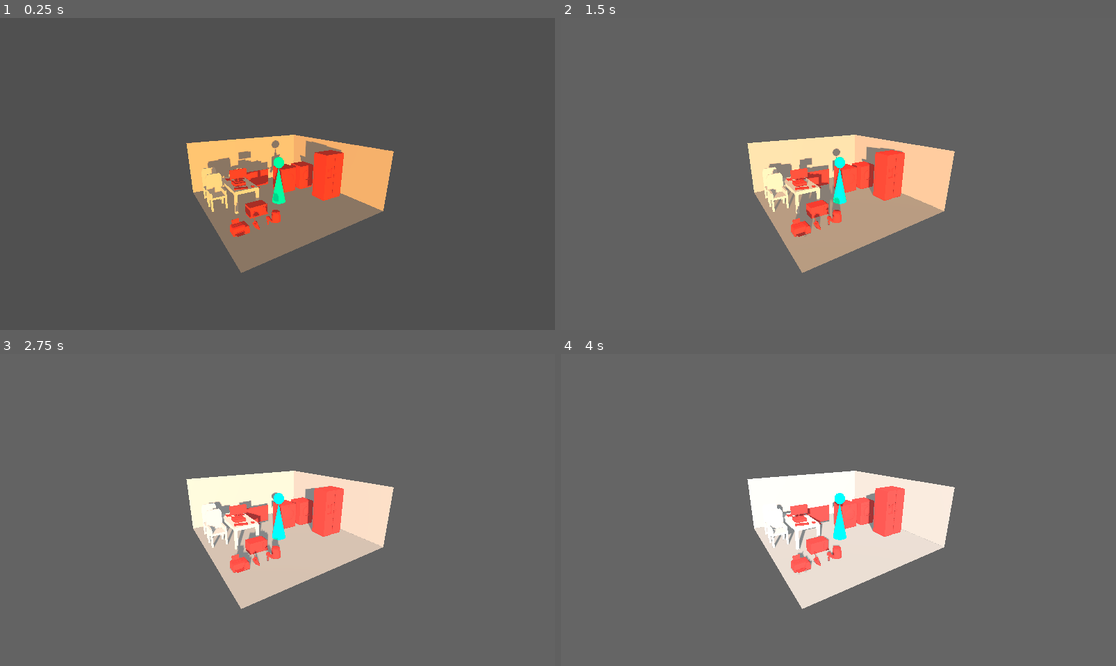
Above: before the commit, frames 1-4 (two rows, left to right).
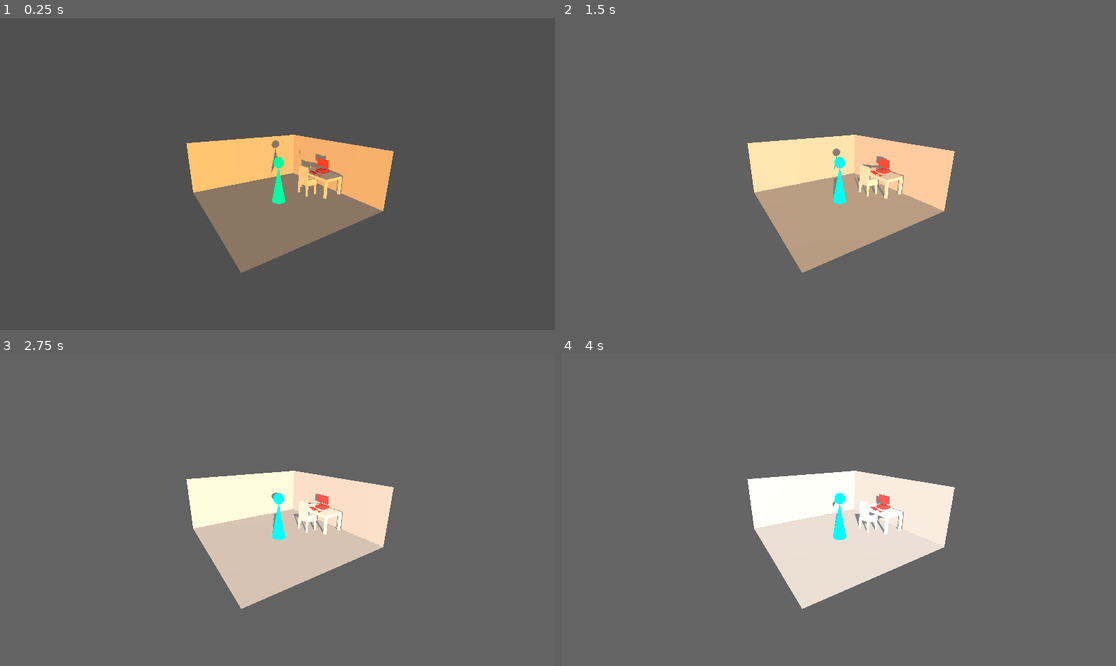
Above: after the commit, the same moments.

Repository: Nanito111/CAPSTONE_002D
Game: Godot game, scene res://scenes/main.tscn
The game is run twice, just before and just after one commit, with the same random seed, the same clock (stepped at 60 frames per second) and the same inputs.
Inputs:
- Up to frame 1 (0.25 s): no input
- Up to frame 2 (1.5 s): no input
- Up to frame 3 (2.75 s): no input
- Up to frame 4 (4 s): no input

The runs differ from the first frame. In frame 1, 3.0% of the frame differs, in the area x 36-62%, y 39-71%; in frame 2, 3.3%, in the area x 36-62%, y 41-71%; in frame 3, 2.9%; in frame 4, 2.7%.

Commit message:
UPD: conexion entre tasks y dispositivos en simulacion
Ahora las tasks pueden iniciar el uso de uno o varios dispositivos

Diff:
--- /dev/null
+++ b/simulation/assets/devices/data/Computador.tres
@@ -0,0 +1,13 @@
+[gd_resource type="Resource" script_class="DeviceData" load_steps=2 format=3 uid="uid://c02cvhkx1vctg"]
+
+[ext_resource type="Script" path="res://code/device_data.gd" id="1_to6bb"]
+
+[resource]
+script = ExtResource("1_to6bb")
+name = "Computadora"
+power_watts = 65
+consumption_ws = 234000
+has_low_consumption_mode = true
+has_sleep_mode = true
+has_battery = false
+battery_capacity_mAh = 0.0
--- /dev/null
+++ b/simulation/assets/devices/data/Monitor.tres
@@ -0,0 +1,13 @@
+[gd_resource type="Resource" script_class="DeviceData" load_steps=2 format=3 uid="uid://ch5jkawki57nx"]
+
+[ext_resource type="Script" path="res://code/device_data.gd" id="1_yvu2t"]
+
+[resource]
+script = ExtResource("1_yvu2t")
+name = "Monitor"
+power_watts = 25
+consumption_ws = 90000
+has_low_consumption_mode = true
+has_sleep_mode = true
+has_battery = false
+battery_capacity_mAh = 0.0
--- /dev/null
+++ b/simulation/assets/objects/room.tres
@@ -0,0 +1,5 @@
+[gd_resource type="BoxMesh" format=3 uid="uid://cnyr3swhbacdr"]
+
+[resource]
+flip_faces = true
+size = Vector3(5, 2, 5)
--- a/simulation/assets/room.tscn
+++ b/simulation/assets/room.tscn
@@ -10,13 +10,5 @@
 detail_sample_distance = 5.0
 detail_sample_max_error = 0.5
 
-[sub_resource type="BoxMesh" id="BoxMesh_f74y6"]
-flip_faces = true
-size = Vector3(5, 2, 5)
-
 [node name="Room" type="NavigationRegion3D"]
 navigation_mesh = SubResource("NavigationMesh_jidpr")
-
-[node name="MeshInstance3D" type="MeshInstance3D" parent="."]
-transform = Transform3D(1, 0, 0, 0, 1, 0, 0, 0, 1, 0, 1, 0)
-mesh = SubResource("BoxMesh_f74y6")
--- /dev/null
+++ b/simulation/assets/tasks/usar_computador.tres
@@ -0,0 +1,12 @@
+[gd_resource type="Resource" script_class="Task" load_steps=5 format=3 uid="uid://eeiikld5w6md"]
+
+[ext_resource type="Script" path="res://code/device_data.gd" id="1_pi3jp"]
+[ext_resource type="Script" path="res://code/task.gd" id="2_gjjwq"]
+[ext_resource type="Resource" uid="uid://c02cvhkx1vctg" path="res://assets/devices/data/Computador.tres" id="2_mcrgo"]
+[ext_resource type="Resource" uid="uid://ch5jkawki57nx" path="res://assets/devices/data/Monitor.tres" id="3_v6uw1"]
+
+[resource]
+script = ExtResource("2_gjjwq")
+task_duration_range_in_minutes = Vector2(30, 180)
+devices = Array[ExtResource("1_pi3jp")]([ExtResource("2_mcrgo"), ExtResource("3_v6uw1")])
+task_type = 0
--- a/simulation/assets/user.tscn
+++ b/simulation/assets/user.tscn
@@ -23,6 +23,7 @@
 script = ExtResource("1_y4sd6")
 
 [node name="NavigationAgent3D" type="NavigationAgent3D" parent="."]
+radius = 0.25
 
 [node name="torso" type="MeshInstance3D" parent="."]
 transform = Transform3D(1, 0, 0, 0, 1, 0, 0, 0, 1, 0, 0.65, 0)
--- a/simulation/code/device.gd
+++ b/simulation/code/device.gd
@@ -2,4 +2,16 @@
 extends Node3D
 
 @export var device_data: DeviceData
-@onready var device_mesh_parent: Node3D = get_node("mesh")
+# @onready var device_mesh_parent: Node3D = get_node("mesh")
+var is_being_use: bool
+
+func start_using():
+	is_being_use = true
+	prints("start using device ", device_data.name)
+
+func stop_using():
+	is_being_use = false
+	prints("stop using device ", device_data.name)
+
+func _ready():
+	self.name = device_data.name
--- a/simulation/code/task.gd
+++ b/simulation/code/task.gd
@@ -2,7 +2,7 @@
 extends Resource
 
 @export var task_duration_range_in_minutes: Vector2
-@export var device_data: DeviceData
+@export var devices: Array[DeviceData]
 
 enum TaskType {ACTIVE, DEFERRED}
 @export var task_type:TaskType
@@ -13,7 +13,7 @@
 signal task_has_started()
 signal task_has_ended()
 
-func execute(user_instance: User):
+func execute(user_instance: User, devices_instances:Array[Device]):
 	# start task
 	user_instance.doing_a_task = true
 
@@ -32,6 +32,10 @@
 		user_instance.doing_a_task = false
 
 	task_has_started.emit()
+
+	for device in devices_instances:
+		device.start_using()
+
 	await task_timer.timeout
 
 	# end task
@@ -41,6 +45,10 @@
 		user_instance.doing_a_task = false
 
 	task_has_ended.emit()
+
+	for device in devices_instances:
+		device.stop_using()
+
 	user_instance.remove_ended_task_from_pool(self)
 
 func stop_task():
--- a/simulation/code/user.gd
+++ b/simulation/code/user.gd
@@ -32,6 +32,9 @@
 	var selected_task: Task = last_task
 
 	while (selected_task == last_task):
+		if (len(tasks) == 1):
+			selected_task = tasks[0]
+			break
 		# get random task from tasks
 		selected_task = tasks.pick_random()
 
@@ -40,7 +43,12 @@
 
 	last_task = selected_task
 	tasks_in_progress.append(selected_task)
-	selected_task.execute(self)
+
+	var devices: Array[Device]
+	for device_data in selected_task.devices:
+		devices.append(get_parent().find_child(device_data.name))
+
+	selected_task.execute(self, devices)
 
 
 func remove_ended_task_from_pool(task:Task):
--- a/simulation/scenes/main.tscn
+++ b/simulation/scenes/main.tscn
@@ -1,83 +1,11 @@
-[gd_scene load_steps=23 format=3 uid="uid://duormiueglly"]
+[gd_scene load_steps=2 format=3 uid="uid://duormiueglly"]
 
-[ext_resource type="PackedScene" uid="uid://h7ux4wiw82fs" path="res://assets/room.tscn" id="1_la1a4"]
-[ext_resource type="PackedScene" uid="uid://dc62genfs1a50" path="res://assets/user.tscn" id="2_euvoq"]
-[ext_resource type="PackedScene" uid="uid://ch8iug0w1fvbt" path="res://assets/objects/escritorio_mesa.glb" id="3_30v44"]
-[ext_resource type="Script" path="res://code/task.gd" id="3_j56rj"]
-[ext_resource type="PackedScene" uid="uid://drxp6nqeo02va" path="res://assets/objects/silla_simple.glb" id="4_fvfw5"]
-[ext_resource type="Resource" uid="uid://obgbwp5t2lwu" path="res://assets/tasks/test1.tres" id="4_lwyur"]
-[ext_resource type="PackedScene" uid="uid://dj7ognmqgyib8" path="res://assets/objects/silla_simple_brazos.glb" id="5_pdhct"]
-[ext_resource type="Resource" uid="uid://b12wsik5qs030" path="res://assets/tasks/test2.tres" id="5_x6ucc"]
-[ext_resource type="PackedScene" uid="uid://ct7756mcqewaw" path="res://assets/devices/meshes/computador.glb" id="6_6o27f"]
-[ext_resource type="Resource" uid="uid://iwxthiux336s" path="res://assets/tasks/test3.tres" id="6_x7ys1"]
-[ext_resource type="PackedScene" uid="uid://cwrwyl7xrcf4v" path="res://assets/devices/meshes/televisor.glb" id="7_asqda"]
-[ext_resource type="PackedScene" uid="uid://bbysj2wtv3a2f" path="res://assets/devices/meshes/laptop.glb" id="8_ana4m"]
-[ext_resource type="PackedScene" uid="uid://bucp6fspmhoue" path="res://assets/devices/meshes/tablet.glb" id="9_qx7y8"]
-[ext_resource type="PackedScene" uid="uid://b3p41sgt5ri7u" path="res://assets/devices/meshes/secadora.glb" id="10_c1ag1"]
-[ext_resource type="PackedScene" uid="uid://dlwi5ydp41eln" path="res://assets/devices/meshes/lavadora.glb" id="11_borvc"]
-[ext_resource type="PackedScene" uid="uid://d03k52ajay61u" path="res://assets/devices/meshes/microondas.glb" id="12_ky3sc"]
-[ext_resource type="PackedScene" uid="uid://bvnx3olpsu4na" path="res://assets/devices/meshes/refrigerador.glb" id="13_ncc8i"]
-[ext_resource type="PackedScene" uid="uid://cjwv0bxb8ds30" path="res://assets/devices/meshes/hervidor.glb" id="14_imw00"]
-[ext_resource type="PackedScene" uid="uid://bmh5e73oemxs6" path="res://assets/devices/meshes/monitor.glb" id="14_ndqqs"]
-[ext_resource type="PackedScene" uid="uid://youbdpm3os13" path="res://assets/devices/meshes/plancha.glb" id="16_8uhcl"]
-[ext_resource type="PackedScene" uid="uid://bx1iqru812hej" path="res://assets/devices/meshes/secador de pelo.glb" id="17_ordv8"]
-[ext_resource type="PackedScene" uid="uid://c1aocntf45fv3" path="res://assets/devices/meshes/impresora.glb" id="18_cmtex"]
+[ext_resource type="PackedScene" uid="uid://c0p2606t482qo" path="res://scenes/room_A.tscn" id="1_vwotr"]
 
 [node name="Main" type="Node"]
-
-[node name="Room" parent="." instance=ExtResource("1_la1a4")]
-
-[node name="User" parent="." instance=ExtResource("2_euvoq")]
-tasks = Array[ExtResource("3_j56rj")]([ExtResource("4_lwyur"), ExtResource("5_x6ucc"), ExtResource("6_x7ys1")])
-
-[node name="EscritorioMesa" parent="." instance=ExtResource("3_30v44")]
-transform = Transform3D(1, 0, 0, 0, 1, 0, 0, 0, 1, 1.26297, -1.19209e-07, 0.686561)
-
-[node name="silla_simple" parent="." instance=ExtResource("4_fvfw5")]
-transform = Transform3D(1, 0, 0, 0, 1, 0, 0, 0, 1, 1.98034, 0, 1.483)
-
-[node name="silla_simple_brazos" parent="." instance=ExtResource("5_pdhct")]
-transform = Transform3D(1, 0, 0, 0, 1, 0, 0, 0, 1, 2.03255, -1.19209e-07, 0.677306)
-
-[node name="televisor" parent="." instance=ExtResource("7_asqda")]
-transform = Transform3D(1, 0, 0, 0, 1, 0, 0, 0, 1, 0.129957, 0, 1.66258)
-
-[node name="laptop" parent="." instance=ExtResource("8_ana4m")]
-transform = Transform3D(1, 0, 0, 0, 1, 0, 0, 0, 1, 1.07646, 0.755712, 1.03697)
-
-[node name="tablet" parent="." instance=ExtResource("9_qx7y8")]
-transform = Transform3D(1, 0, 0, 0, 1, 0, 0, 0, 1, 1.46503, 0.781108, 1.082)
-
-[node name="secadora" parent="." instance=ExtResource("10_c1ag1")]
-transform = Transform3D(1, 0, 0, 0, 1, 0, 0, 0, 1, -0.834567, 0, 0.91469)
-
-[node name="lavadora" parent="." instance=ExtResource("11_borvc")]
-transform = Transform3D(1, 0, 0, 0, 1, 0, 0, 0, 1, -1.72617, 0, 0.883469)
-
-[node name="microondas" parent="." instance=ExtResource("12_ky3sc")]
-transform = Transform3D(1, 0, 0, 0, 1, 0, 0, 0, 1, 1.11407, 0, -0.437836)
-
-[node name="refrigerador" parent="." instance=ExtResource("13_ncc8i")]
-transform = Transform3D(1, 0, 0, 0, 1, 0, 0, 0, 1, -1.82389, 1.19209e-07, -0.547782)
-
-[node name="hervidor" parent="." instance=ExtResource("14_imw00")]
-transform = Transform3D(1, 0, 0, 0, 1, 0, 0, 0, 1, 0.812899, 0, -1.12748)
-
-[node name="monitor" parent="." instance=ExtResource("14_ndqqs")]
-transform = Transform3D(1, 0, 0, 0, 1, 0, 0, 0, 1, 1.30627, 0.857415, 0.519346)
-
-[node name="computador" parent="." instance=ExtResource("6_6o27f")]
-transform = Transform3D(1, 0, 0, 0, 1, 0, 0, 0, 1, 1.31216, 0.751653, 0.487665)
-
-[node name="plancha" parent="." instance=ExtResource("16_8uhcl")]
-transform = Transform3D(1, 0, 0, 0, 1, 0, 0, 0, 1, 1.46152, 0, -1.15267)
-
-[node name="secador de pelo" parent="." instance=ExtResource("17_ordv8")]
-transform = Transform3D(1, 0, 0, 0, 1, 0, 0, 0, 1, 1.1352, 0, -1.2069)
-
-[node name="impresora" parent="." instance=ExtResource("18_cmtex")]
-transform = Transform3D(1, 0, 0, 0, 1, 0, 0, 0, 1, 2.03303, 0, -1.14327)
 
 [node name="Camera3D" type="Camera3D" parent="."]
 transform = Transform3D(-0.846509, -0.160407, 0.507634, 1.49012e-08, 0.953528, 0.301305, -0.532374, 0.255057, -0.80717, 3.6607, 3.18918, -5.74095)
 current = true
+
+[node name="RoomA" parent="." instance=ExtResource("1_vwotr")]
--- /dev/null
+++ b/simulation/scenes/room_A.tscn
@@ -0,0 +1,52 @@
+[gd_scene load_steps=13 format=3 uid="uid://c0p2606t482qo"]
+
+[ext_resource type="Script" path="res://code/task.gd" id="2_3b2gm"]
+[ext_resource type="PackedScene" uid="uid://dc62genfs1a50" path="res://assets/user.tscn" id="2_lha1j"]
+[ext_resource type="BoxMesh" uid="uid://cnyr3swhbacdr" path="res://assets/objects/room.tres" id="3_2oa2n"]
+[ext_resource type="Resource" uid="uid://eeiikld5w6md" path="res://assets/tasks/usar_computador.tres" id="3_5j3mu"]
+[ext_resource type="PackedScene" uid="uid://ch8iug0w1fvbt" path="res://assets/objects/escritorio_mesa.glb" id="3_wwk6j"]
+[ext_resource type="PackedScene" uid="uid://dj7ognmqgyib8" path="res://assets/objects/silla_simple_brazos.glb" id="4_8pqco"]
+[ext_resource type="PackedScene" uid="uid://ct7756mcqewaw" path="res://assets/devices/meshes/computador.glb" id="5_ahrtx"]
+[ext_resource type="PackedScene" uid="uid://bmh5e73oemxs6" path="res://assets/devices/meshes/monitor.glb" id="6_5qyi0"]
+[ext_resource type="Script" path="res://code/device.gd" id="8_a06ne"]
+[ext_resource type="Resource" uid="uid://c02cvhkx1vctg" path="res://assets/devices/data/Computador.tres" id="9_stj1p"]
+[ext_resource type="Resource" uid="uid://ch5jkawki57nx" path="res://assets/devices/data/Monitor.tres" id="11_xevnh"]
+
+[sub_resource type="NavigationMesh" id="NavigationMesh_jidpr"]
+vertices = PackedVector3Array(-2, 0.499678, -2, -2, 0.499678, -1.25, -1.5, 0.499678, -1.25, -1.5, 0.499678, 1.25, -2, 0.499678, 1.25, -2, 0.499678, 2, -1.25, 0.499678, -0.5, -0.75, 0.499678, -0.25, -0.75, 0.499678, 0.5, 2.25, 0.499678, 2, 2.25, 0.499678, -2)
+polygons = [PackedInt32Array(2, 1, 0), PackedInt32Array(5, 4, 3), PackedInt32Array(2, 7, 6), PackedInt32Array(3, 8, 5), PackedInt32Array(5, 8, 9), PackedInt32Array(2, 0, 7), PackedInt32Array(7, 0, 10), PackedInt32Array(8, 7, 9), PackedInt32Array(9, 7, 10)]
+sample_partition_type = 2
+agent_height = 1.75
+agent_radius = 0.25
+edge_max_error = 1.0
+detail_sample_distance = 5.0
+detail_sample_max_error = 0.5
+
+[node name="RoomA" type="Node3D"]
+
+[node name="User" parent="." instance=ExtResource("2_lha1j")]
+tasks = Array[ExtResource("2_3b2gm")]([ExtResource("3_5j3mu")])
+
+[node name="NavigationRegion3D" type="NavigationRegion3D" parent="."]
+navigation_mesh = SubResource("NavigationMesh_jidpr")
+
+[node name="EscritorioMesa" parent="NavigationRegion3D" instance=ExtResource("3_wwk6j")]
+transform = Transform3D(1, 0, 0, 0, 1, 0, 0, 0, 1, -1.97865, 0, 0.00566284)
+
+[node name="Room" type="MeshInstance3D" parent="NavigationRegion3D"]
+transform = Transform3D(1, 0, 0, 0, 1, 0, 0, 0, 1, 0, 1, 0)
+mesh = ExtResource("3_2oa2n")
+skeleton = NodePath("../..")
+
+[node name="silla_simple_brazos" parent="NavigationRegion3D" instance=ExtResource("4_8pqco")]
+transform = Transform3D(-4.37114e-08, 0, 1, 0, 1, 0, -1, 0, -4.37114e-08, -1.35919, 0, 0.0290444)
+
+[node name="computador" parent="NavigationRegion3D" instance=ExtResource("5_ahrtx")]
+transform = Transform3D(-4.37114e-08, 0, -1, 0, 1, 0, 1, 0, -4.37114e-08, -2.1495, 0.749598, 0.0411874)
+script = ExtResource("8_a06ne")
+device_data = ExtResource("9_stj1p")
+
+[node name="monitor" parent="NavigationRegion3D" instance=ExtResource("6_5qyi0")]
+transform = Transform3D(-4.37114e-08, 0, -1, 0, 1, 0, 1, 0, -4.37114e-08, -2.15841, 0.85558, 0.0153636)
+script = ExtResource("8_a06ne")
+device_data = ExtResource("11_xevnh")
Not shown: 1 places in simulation/assets/room.tscn that only renumber resources
